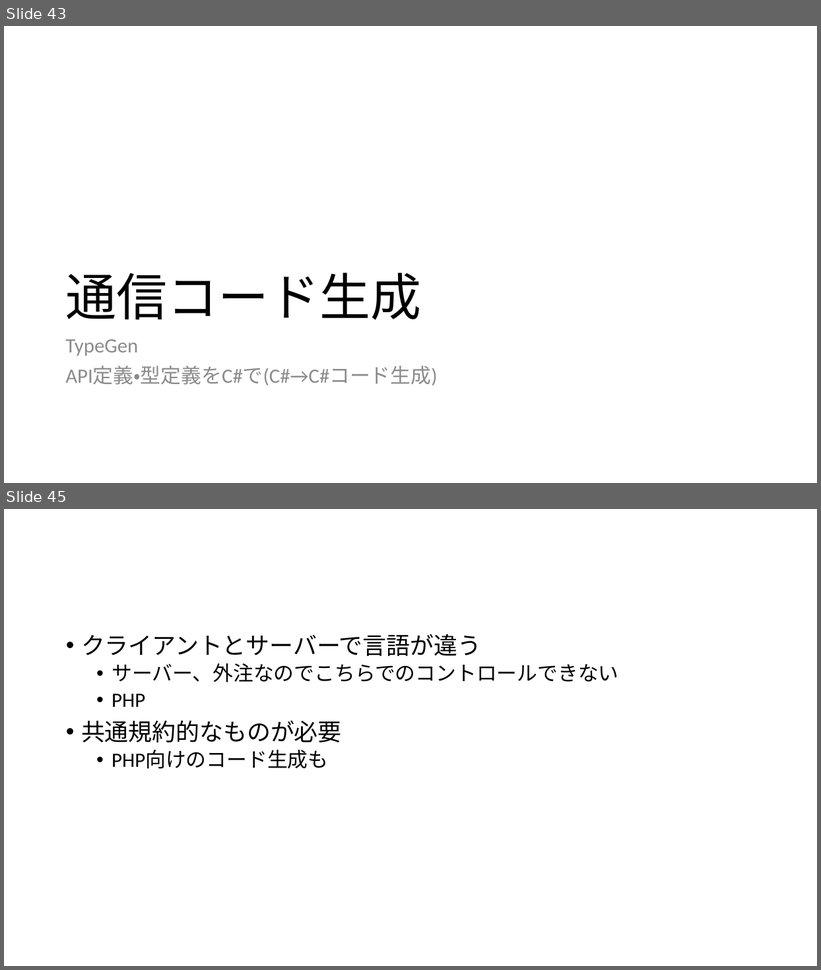
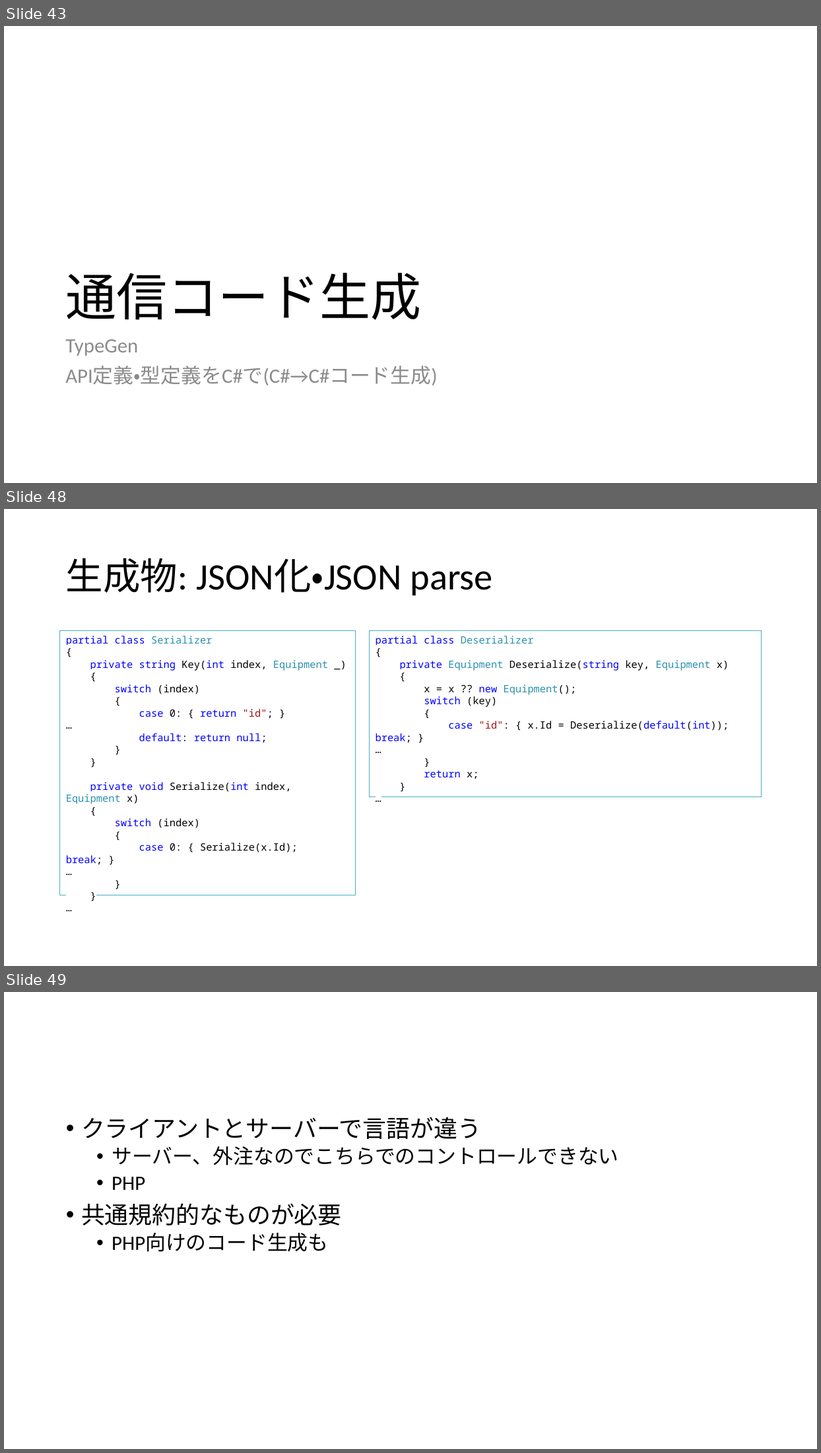
Before and after one commit to ppcuni/UnityCsharp20150321, a slide deck: doc/自社フレームワーク.pptx. Shown one above the other, each under a label of ours: slides 43 and 45 before the commit, slides 43, 48 and 49 after it; the slides between them are not shown. The pictures are 821x970 and 821x1453 pixels, drawn with LibreOffice and Linux fonts; fonts in the diff are those of the drawing. Boxes give left, top, right and bottom in pixels: in the first picture for what was removed or moved away, otherwise in the second. Text is boxed around its words. In the diff, an @@ line names an element or a change of style, - is before the commit and + after.

Commit message:
コード生成 途中

```diff
--- a/doc/自社フレームワーク.pptx
+++ b/doc/自社フレームワーク.pptx
@@ slide 48 added at <box>4,509,817,966</box>, background #FFFFFF @@
@@ title added at <box>66,558,493,595</box>, 44 pt, text #000000 @@
+生成物: JSON化・JSON parse
@@ rectangle added at <box>60,631,356,896</box>, fill #FFFFFF, outline #4BACC6 1 pt, 12 pt, text #0000FF @@
+partial class Serializer
+{
+private string Key(int index, Equipment _)
+{
+switch (index)
+{
+case 0: { return "id"; }
+…
+default: return null;
+}
+}
+private void Serialize(int index, Equipment x)
+{
+switch (index)
+{
+case 0: { Serialize(x.Id); break; }
+…
+}
+}
+…
@@ rectangle added at <box>370,631,762,797</box>, fill #FFFFFF, outline #4BACC6 1 pt, 12 pt, text #000000 @@
+partial class Deserializer
+{
+private Equipment Deserialize(string key, Equipment x)
+{
+x = x ?? new Equipment();
+switch (key)
+{
+case "id": { x.Id = Deserialize(default(int)); break; }
+…
+}
+return x;
+}
+…
@@ what was slide 45 is now slide 49 @@
```
Also in this commit, not shown: 1 slide changed, 5 other slides added.
